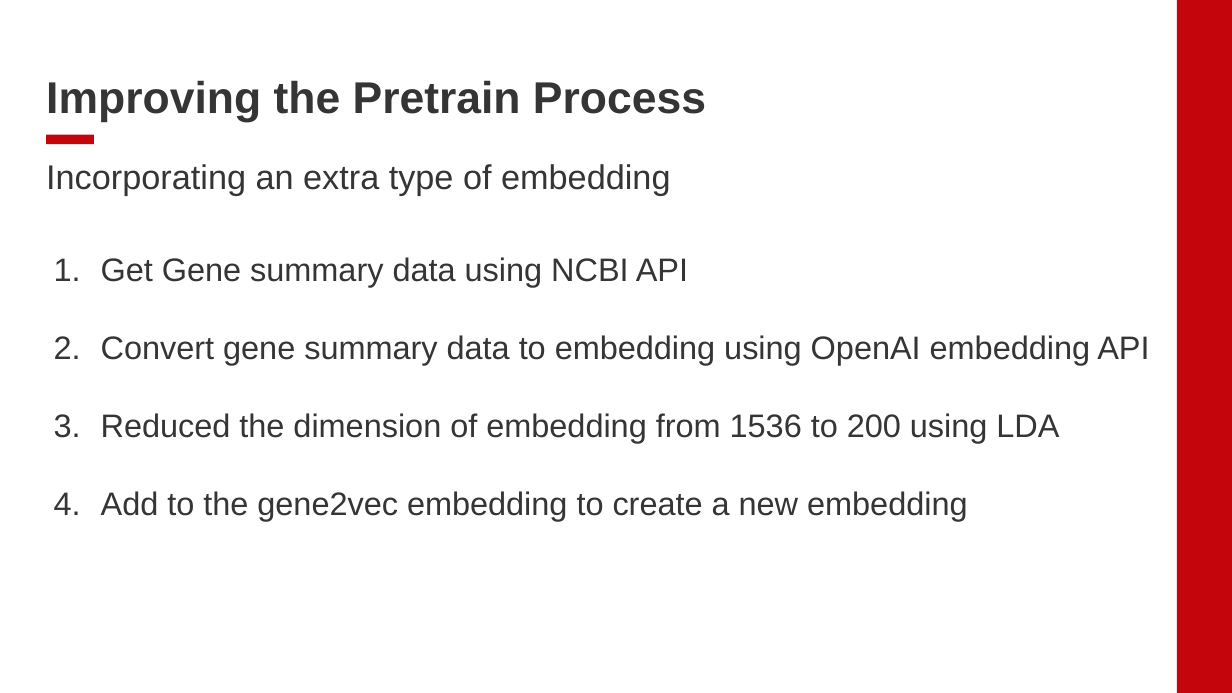
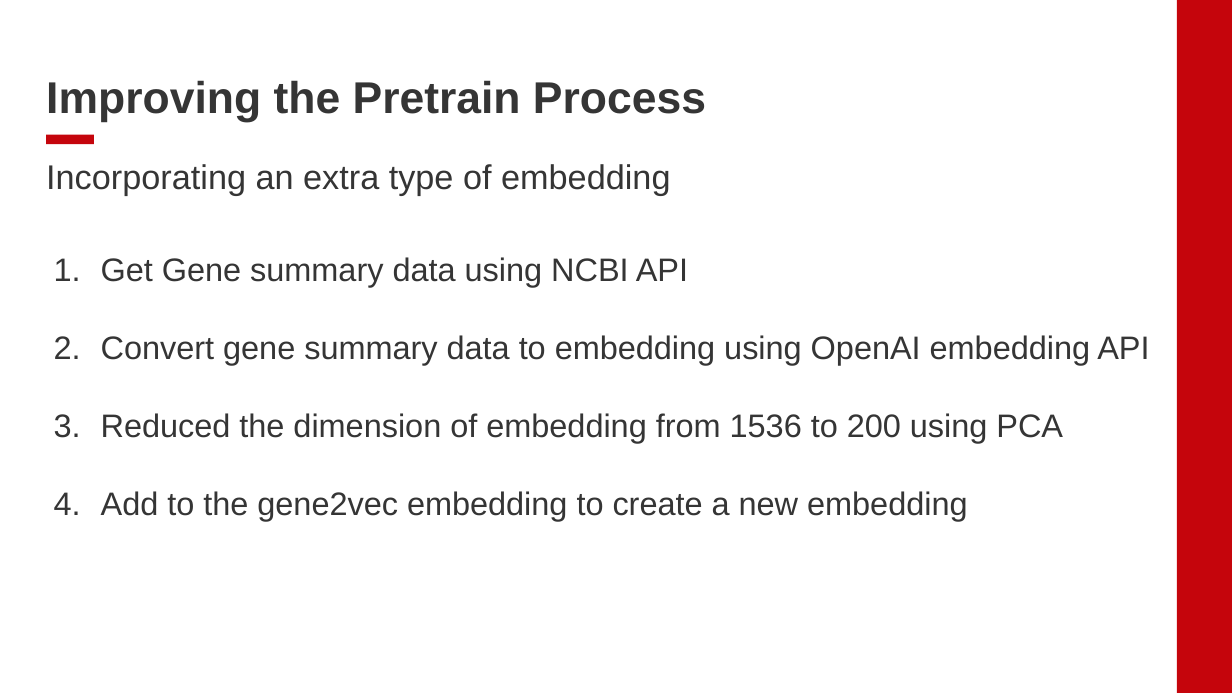
Before and after one commit to ElliotXie/CS769_HW5, a slide deck: slide 7 of HW5.pptx. Drawn at 1232x693 pixels with LibreOffice and Linux fonts; fonts in the diff are those of the drawing; background and template pictures are left out. Boxes give left, top, right and bottom in pixels: in the first picture for what was removed or moved away, otherwise in the second. Text is boxed around its words. In the diff, an @@ line names an element or a change of style, - is before the commit and + after.

```diff
--- a/HW5.pptx
+++ b/HW5.pptx
@@ text at [101, 413, 1063, 443]: text changed @@
-3. Reduced the dimension of embedding from 1536 to 200 using LDA
+3. Reduced the dimension of embedding from 1536 to 200 using PCA
```
Also in this commit, not shown: 1 slide removed.
